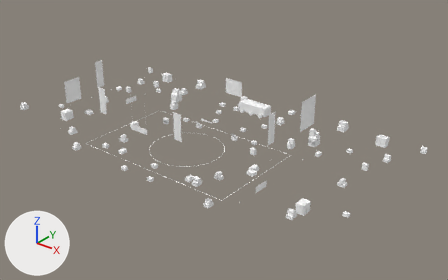
Two versions of the OBJ model Assets/models/maps/ares/ares_dressing.obj, one commit apart.
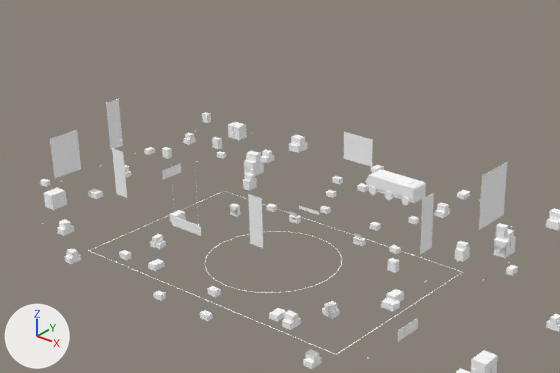
Each version is shown whole from a camera (50 mm lens) standing at (3594.0, -3929.0, 2665.0) and looking at (222.0, 287.0, 52.0), then close up on the part from 8% to 77% of the width and 2% to 75% of the height. The axes (+X, +Y, +Z) are drawn at lower left. The lights are the same throughout. The first two pictures are the older version. Where no turn or scale is listed for an object, it has been applied to the vertices. Vertices at exactly the same position are counted once.

Objects in the first close-up: 'ares_dressing'.
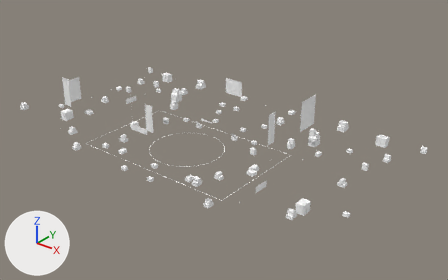
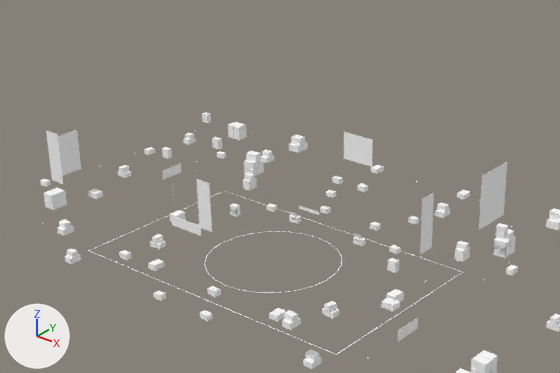
Pixel boxes [x1, y1, x2, y2] of what changed, in the close-ups (560 x 373 px; the box of a moved part takes in the faces that stretch with it):
'ares_dressing', reshaped: before [40, 99, 560, 373]; after [40, 112, 560, 373]
part 1 of me_ares_dressing, moved or reshaped: before [248, 195, 263, 248]; after [197, 180, 212, 231]
part 2 of me_ares_dressing, deleted: before [106, 99, 426, 205]
part 3 of me_ares_dressing, added: after [46, 131, 63, 184]

What the commit changed:
me_ares_dressing is used by ob_ares_dressing; location (0.0, 0.0, 0.0).
Verts and faces of me_ares_dressing; kept vertices keep their numbers, new ones are numbered from 9308.
me_ares_dressing had 9308 vertices, 13628 faces and spanned x -1826.0..1826.0, y -763.0..1365.0, z 0.0..720.0.
me_ares_dressing now has 9012 vertices, 13162 faces and spans x -1826.0..1826.0, y -763.0..1365.0, z 0.0..720.0.
me_ares_dressing part 1: the loose piece of 4 vertices spanning x 410.0..490.0, y -600.0, z 450.0..690.0 is moved by (-300.0, -20.0, 0.0).
me_ares_dressing part 2: 29 loose pieces with 320 vertices, spanning x -1041.0..180.0, y -601.0..1146.0, z 1.0..691.0, are deleted.
Part 3, on me_ares_dressing:
New vertex 9308 is at (-945.0, -640.0, 690.0), pixel (46, 130).
New vertex 9309 is at (-945.0, -640.0, 420.0), pixel (52, 179).
New vertex 9310 is at (-945.0, -640.0, 420.0), pixel (52, 179).
New vertex 9311 is at (-945.0, -640.0, 690.0), pixel (46, 130).
New vertices 9312 to 9315 stand at vertices 9308 to 9311, in that order, plus (90.0, 0.0, 0.0).
New faces: (9308, 9313, 9312), (9308, 9309, 9313) (mat_ar_black (white #ffffff)).
New faces: (9310, 9311, 9314), (9311, 9315, 9314) (mat_ar_signs (white #ffffff)).
Other edits to the shape of me_ares_dressing do not show in these pictures.
me_ares_dressing no longer uses material mat_ar_dark (white #ffffff).
me_ares_dressing no longer uses material mat_ar_led (white #ffffff).
me_ares_dressing no longer uses material mat_ar_led_red (white #ffffff).
me_ares_dressing no longer uses material mat_ar_rover_orange (white #ffffff).
me_ares_dressing no longer uses material mat_ar_rover_white (white #ffffff).
me_ares_dressing no longer uses material mat_ar_tyre (white #ffffff).
